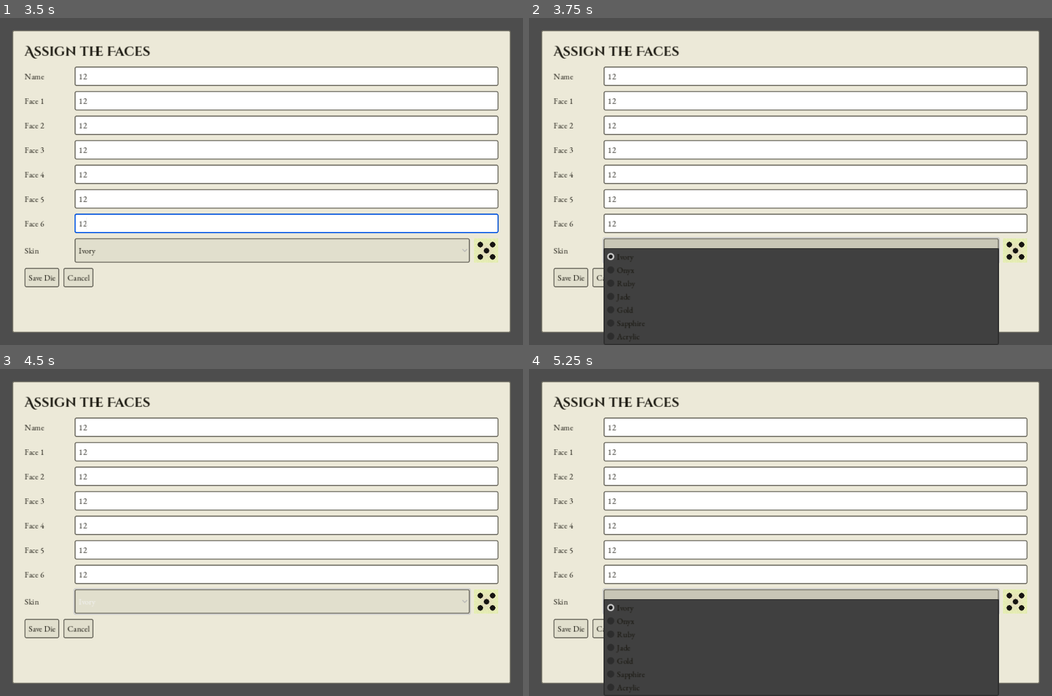
Above: before the commit, frames 1-4 (two rows, left to right).
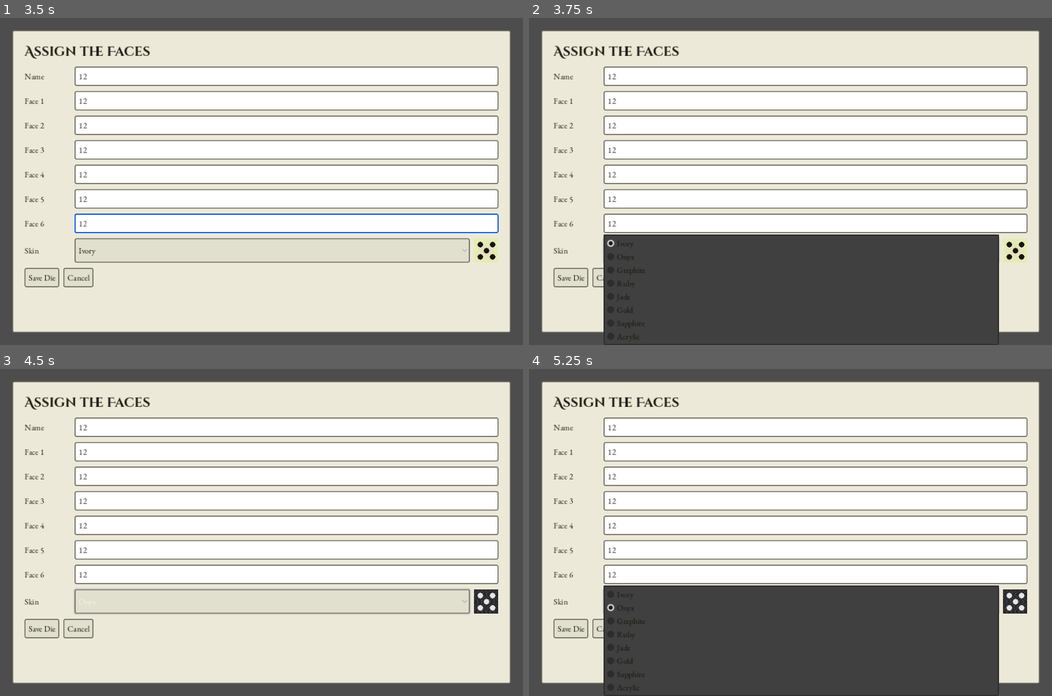
Above: after the commit, the same moments.

Repository: siyangsun/gamba
Game: Godot game, scene res://main.tscn
The game is run twice, just before and just after one commit, with the same random seed, the same clock (stepped at 60 frames per second) and the same inputs. Sound files missing from this copy of the repository are replaced by a short silence.
Inputs (mouse positions are in pixels of both pictures, inside the frame that each line leads up to):
- Up to frame 1 (3.5 s): click "+ New Die" at 0.5 s; click (287, 76) at 1.27 s; type "12" at 1.35 s; click (287, 99) at 1.5 s; type "12" at 1.58 s; click (287, 125) at 1.73 s; type "12" at 1.82 s; click (287, 148) at 2.02 s; type "12" at 2.1 s; click (287, 174) at 2.25 s; type "12" at 2.33 s; click (287, 197) at 2.48 s; type "12" at 2.57 s; click (287, 224) at 2.77 s; type "12" at 2.85 s
- Up to frame 2 (3.75 s): click "Ivory" at 3.5 s
- Up to frame 3 (4.5 s): click "Ivory" at 4.25 s
- Up to frame 4 (5.25 s): click (800, 601) at 5 s, where only the run after the commit has a clickable "Onyx"

Frame 1 is identical in both runs. In frame 2, 3.2% of the frame differs, in the area x 14-90%, y 66-79%; in frame 3, 0.3%; in frame 4, 3.5%, in the area x 14-96%, y 66-79%.

Commit message:
feat: split stone vs gem die materials, add graphite skin
Onyx keeps its spiral-veined look under a new "stone" material type;
graphite reuses it in a lighter gray. Ruby/jade/sapphire switch to a
"gem" material with multi-shade marbling (main color to near-black)
plus fracture cracks.

Co-Authored-By: Claude Sonnet 5 <noreply@anthropic.com>

Diff:
--- a/scripts/die.gd
+++ b/scripts/die.gd
@@ -11,11 +11,13 @@
 const FACE_TEX := 128
 
 # selectable die skins: body tint, face (grain base), pip color, and material type.
-# material types: "ivory" (warm tint near edges), "gem" (marbled), "metal" (shiny, brushed),
+# material types: "ivory" (warm tint near edges), "stone" (spiral-veined, monochrome),
+# "gem" (multi-shade marbling + cracks), "metal" (shiny, brushed),
 # "acrylic" (smooth glossy plastic, no marbling/tint).
 const SKINS := {
 	"ivory": {"body": Color(0.88, 0.84, 0.73), "face": Color(0.90, 0.86, 0.75), "pip": Color(0.09, 0.08, 0.07), "material": "ivory"},
-	"onyx": {"body": Color(0.12, 0.12, 0.13), "face": Color(0.16, 0.16, 0.17), "pip": Color(0.90, 0.90, 0.92), "material": "gem"},
+	"onyx": {"body": Color(0.12, 0.12, 0.13), "face": Color(0.16, 0.16, 0.17), "pip": Color(0.90, 0.90, 0.92), "material": "stone"},
+	"graphite": {"body": Color(0.32, 0.32, 0.34), "face": Color(0.38, 0.38, 0.40), "pip": Color(0.88, 0.88, 0.90), "material": "stone"},
 	"ruby": {"body": Color(0.50, 0.05, 0.08), "face": Color(0.60, 0.08, 0.11), "pip": Color(0.85, 0.68, 0.25), "material": "gem"},
 	"jade": {"body": Color(0.05, 0.35, 0.22), "face": Color(0.08, 0.42, 0.28), "pip": Color(0.95, 0.89, 0.70), "material": "gem"},
 	"gold": {"body": Color(0.60, 0.47, 0.12), "face": Color(0.72, 0.57, 0.16), "pip": Color(0.10, 0.08, 0.04), "material": "metal"},
@@ -137,7 +139,7 @@
 		_apply_material_type(mat, skin_name)
 
 
-## Applies per-material-type shading (shiny metal, glossy marbled gem, or
+## Applies per-material-type shading (shiny metal, glossy stone/gem, or
 ## matte ivory) to a face or body material. Does not touch albedo_color/texture.
 static func _apply_material_type(mat: StandardMaterial3D, skin_name: String) -> void:
 	var skin: Dictionary = SKINS.get(skin_name, SKINS["ivory"])
@@ -148,11 +150,16 @@
 			mat.metallic = 0.35
 			mat.metallic_specular = 1.0
 			mat.roughness = 0.1
+		"stone":
+			mat.metallic = 0.05
+			mat.roughness = 0.25
+			mat.clearcoat_enabled = true
+			mat.clearcoat = 0.5
 		"gem":
-			mat.metallic = 0.05
-			mat.roughness = 0.2
+			mat.metallic = 0.02
+			mat.roughness = 0.12
 			mat.clearcoat_enabled = true
-			mat.clearcoat = 0.7
+			mat.clearcoat = 0.8
 		"acrylic":
 			mat.metallic = 0.0
 			mat.roughness = 0.12
@@ -174,8 +181,8 @@
 		for x in tex_size:
 			var col := face
 			match mat_type:
-				"gem":
-					# marbling: a few overlapping sine veins, lighter than the base
+				"stone":
+					# spiral veining: a few overlapping sine veins, lighter than the base
 					var u := float(x) / tex_size
 					var v := float(y) / tex_size
 					var vein := sin((u * 6.0 + v * 3.0 + sin(v * 9.0) * 1.5) * PI)
@@ -183,6 +190,17 @@
 					streak = pow(1.0 - streak, 6.0)  # narrow bright veins
 					col = face.lerp(Color(1, 1, 1), streak * 0.35)
 					var grain := randf() * 0.03 - 0.015
+					col = Color(col.r + grain, col.g + grain, col.b + grain)
+				"gem":
+					# smoky depth marbling: layered turbulence blends the base color
+					# toward near-black in cloudy bands, unlike the stone spiral veins
+					var u := float(x) / tex_size
+					var v := float(y) / tex_size
+					var n1 := sin((u * 4.0 + v * 5.5) * PI + sin(v * 7.0) * 2.0)
+					var n2 := sin((u * 9.5 - v * 3.0) * PI + sin(u * 6.0) * 1.5)
+					var depth := clampf((n1 * 0.6 + n2 * 0.4) * 0.5 + 0.5, 0.0, 1.0)
+					col = face.lerp(Color(0.03, 0.03, 0.05), pow(depth, 2.2) * 0.6)
+					var grain := randf() * 0.02 - 0.01
 					col = Color(col.r + grain, col.g + grain, col.b + grain)
 				"metal":
 					# brushed metal: fine directional streaks, low noise
@@ -209,6 +227,8 @@
 						clampf(face.g + n + edge * 0.08, 0, 1),
 						clampf(face.b + n - edge * 0.05, 0, 1))
 			img.set_pixel(x, y, col)
+	if mat_type == "gem":
+		_draw_cracks(tex_size, img, 2 + (randi() % 2))
 	var pip: Color = skin.pip
 	var radius := tex_size / 9.0
 	for g: Vector2 in PIP_LAYOUT[value]:
@@ -216,6 +236,27 @@
 		var cy: float = tex_size * (0.25 + 0.25 * g.y)
 		_fill_circle(tex_size, img, cx, cy, radius, pip)
 	return ImageTexture.create_from_image(img)
+
+
+## Scratches a couple of jagged fracture lines into a gem face texture,
+## darkening whatever marbling is already there rather than painting flat lines.
+static func _draw_cracks(tex_size: int, img: Image, count: int) -> void:
+	for _i in count:
+		var x := randf() * tex_size
+		var y := randf() * tex_size
+		var angle := randf() * TAU
+		var steps := int(tex_size * randf_range(0.7, 1.3))
+		for _s in steps:
+			angle += randf_range(-0.4, 0.4)
+			x += cos(angle) * 1.5
+			y += sin(angle) * 1.5
+			var ix := int(x)
+			var iy := int(y)
+			if ix < 0 or ix >= tex_size or iy < 0 or iy >= tex_size:
+				break
+			img.set_pixel(ix, iy, img.get_pixel(ix, iy).darkened(0.6))
+			if ix + 1 < tex_size:
+				img.set_pixel(ix + 1, iy, img.get_pixel(ix + 1, iy).darkened(0.3))
 
 
 ## Normal map giving each pip a deep spherical dimple (concave dish).
